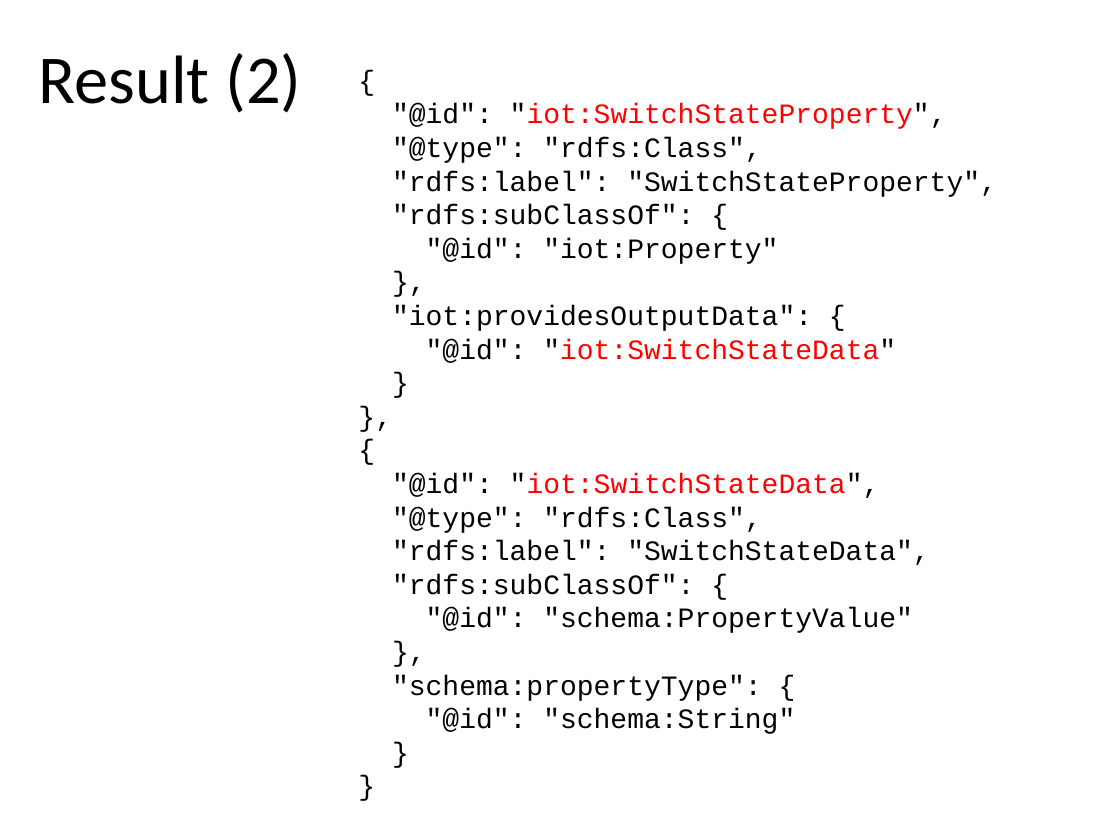
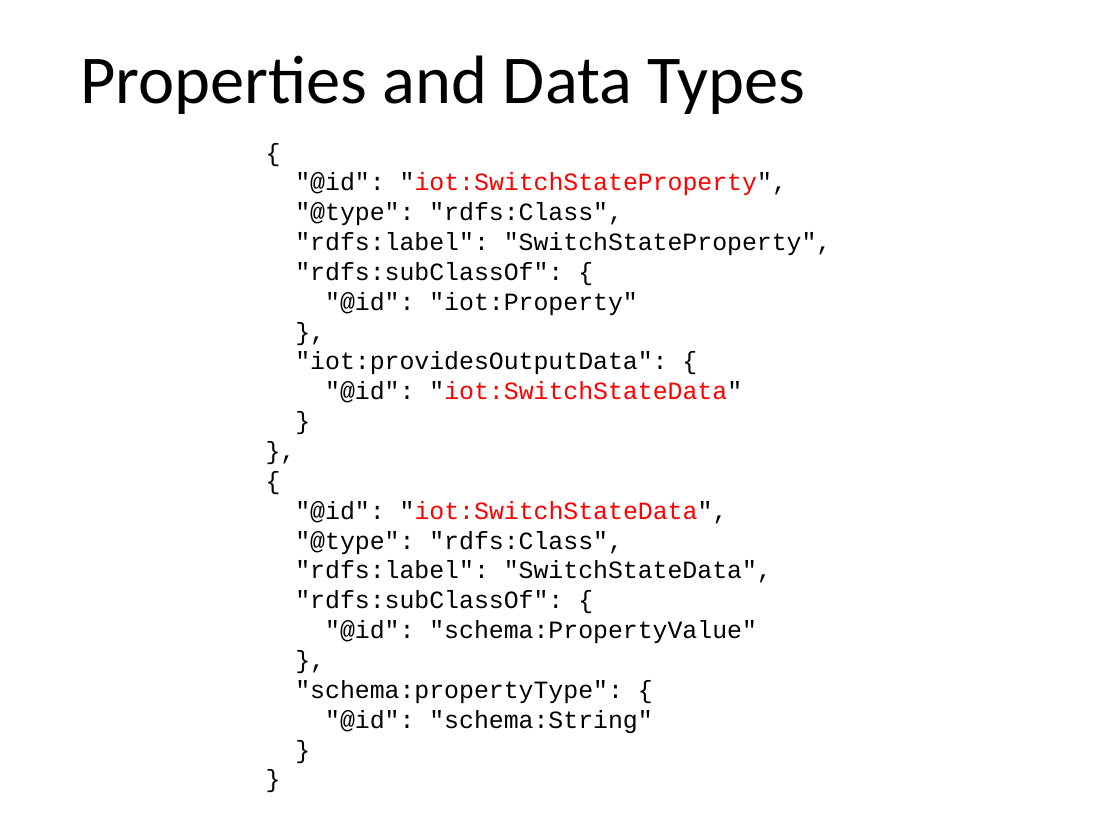
Before and after one commit to t2trg/wishi, a slide deck: slide 13 of slides/ietf106/SemanticProxy.pptx (slide 12 before the commit). Drawn at 1120x840 pixels with LibreOffice and Linux fonts; fonts in the diff are those of the drawing. Boxes give left, top, right and bottom in pixels: in the first picture for what was removed or moved away, otherwise in the second. Text is boxed around its words. In the diff, an @@ line names an element or a change of style, - is before the commit and + after.

```diff
--- a/slides/ietf106/SemanticProxy.pptx
+++ b/slides/ietf106/SemanticProxy.pptx
@@ title at (81, 55, 806, 114): text changed @@
-Result (2)
+Properties and Data Types
@@ text "{": place and size @@
-text "{" at (392, 104, 997, 734)
+text "{" at (295, 172, 832, 733)
@@ text "{" at (295, 172, 832, 733): size 18 to 16 pt @@
```
Also in this commit, not shown: 9 other slides changed, 2 slides added.
